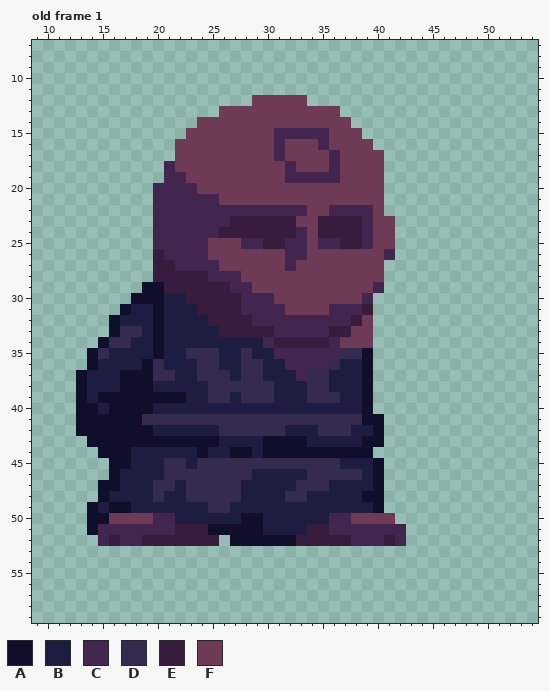
Pixel-art file -- platformer-jam/Sprites/char.aseprite. That is the earlier state.
64x64 pixels, 11 frames. Shown: old frame 1: x 9..54, y 7..59. The commit also changed other frames, which this record leaves out.
Visible layers, top first: "Layer 5", "Layer 3".
Palette (. is transparent): A #0f0f2c  B #1d1d42  C #43264f  D #352b4f  E #381c3e  F #6e3a55
Pixels before, old frame 1 (only the part around the change), first column x 9:
 9 ........................................
10 ........................................
11 ........................................
12 ....................FFFFF...............
13 .................FFFFFFFFFFF............
14 ...............FFFFFFFFFFFFFF...........
15 ..............FFFFFFFFCCCCCFFF..........
16 .............FFFFFFFFFCFFFCFFFF.........
17 .............FFFFFFFFFCFFFFCFFFF........
18 ............CFFFFFFFFFFCFFFCFFFF........
19 ............CCFFFFFFFFFCCCCCFFFF........
20 ...........CCCCFFFFFFFFFFFFFFFFF........
21 ...........CCCCCCFFFFFFFFFFFFFFF........
22 ...........CCCCCCCCCCCCCCFFCCCCF........
23 ...........CCCCCCCEEEEEEFFEEEECFF.......
24 ...........CCCCCCEEEEEEECFEEEECFF.......
25 ...........CCCCCFFFCCEECCFCCEECFF.......
26 ...........ECCCCFFFFFFFCCFFFFFFFC.......
27 ...........EECCCCFFFFFFCFFFFFFFF........
28 ...........EEEEECCCFFFFFFFFFFFFF........
29 ..........AAEEEEEECCFFFFFFFFFFFC........
30 .........AAABBEEEEECCCFFFFFFFFC.........
31 ........ABBABBBEEEECCCCFFFFCCCE.........
32 .......ABBBABBBBEEEECCCCCCCCCEF.........
33 .......ADDBABBBBBEEEEECCCCCEEFF.........
34 ......ADDBBABBBBBBBBBCEEEEECFFF.........
35 .....ADBBBBABBDDDBBDBBCCCCCCDDA.........
36 .....ABBBBADBBBDDBBDDBBCCCCDBBA.........
37 ....ABBBAAADDBBDDDBDDBBBCDDBBBA.........
38 ....ABBBAAABBBBBDDDDDDBBBDDBBBA.........
39 ....ABAAAAAAAABBDDBDDDBBBDDDBBA.........
40 ....AABAAAABBBBBBBBBBBBBBBBBBBA.........
41 ....AAAAAADDDDDDDDDDDDDDDDDDDDAA........
42 ....AAAAAAABBBBBBDDDDDDBBBDDDBBA........
43 .....AAAAAAAAAAAABBBBAAAABBBBBAA........
44 ......AAABBBBBBABBAABAAAAAAAAAA.........
45 .......AABBBDDBDDDDDDDDDDDDDBBBA........
46 .......ABBBBDDDDDDDDBBBBBDDDDDBA........
47 ......AABBBDDBDDDDDBBBBBDDDBBBBA........
48 ......ABBBBDBBDDDDDBBBBDDBBBBBAA........
49 .....ABAABBBBBBBDDBBBBBBBBBBBBBA........
50 .....AAFFFFCCBBBBBBAABBBBBBCCFFFF.......
51 .....ACCCCCCCEEEAAAAABBBBEECCCCCCC......
52 ......CECCEEEEEEE.AAAAAAEEEEECCCEC......
53 ........................................
54 ........................................
55 ........................................
After:
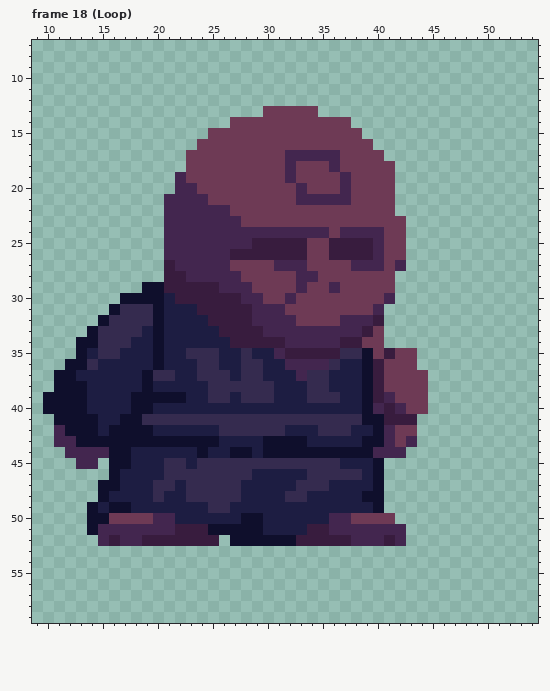
A new or re-ordered frame is compared with the old frame closest to it.
Diff:
frames 11 -> 20
layer "Layer 6" added
Changed rows in their new state; - is an unchanged pixel.
Frame 18 (Loop) is new; against old frame 1, layers "Layer 6", "Layer 5", "Layer 3":
first column x 10:
12 -------------------.....-----------
13 ----------------....-----..--------
14 --------------...------------------
15 -------------..------FFFFF---------
16 ------------..-------F---F---------
17 ------------.--------FCCCC---------
18 -----------..------------------F---
19 -----------.-----------FFFFC---F---
20 ----------..-----------C---C---F---
21 ----------.----F-------CCCCC---F---
22 ----------.------FFFFFFF--FFFF-F---
23 ----------.------CFFFFF--FFFFF--F--
24 ----------.-----CCCCCCC-CCFCC-C-F--
25 ----------.----CCC-E--EE-FE--EC-F--
26 ----------.----CCEEEEEEE--EEEECFF--
27 ----------.-----C----C-C----CCCFC--
28 ----------.--CC--------CC------F---
29 ----------------C------C--C---FF---
30 -------A----E-------F-C------FFC---
31 ------ADDD--------E-------FFFFC----
32 -----ADDDD-------------FFFF-CCE----
33 ----ADD-------------C-----CCCEF----
34 ---AAD-----------EEEE-CCCC-EE-F----
35 ---AB-D---------------EEEEE---FEFF-
36 --AAD----BA-------------------EFFF-
37 -AAB---BB---------------------EFFFF
38 -AA----BB---------------------EFFFF
39 AAA--BBB----------------------ECFFF
40 AAA-B-BB----------------------CECFF
41 -AA--BB------------------------EEE-
42 -CA--B-------------------------CFF-
43 -CCA---------------------------CFC-
44 --CCCC------------------------CCC--
45 ---CC------------------------------
Pixel boxes of the changes (left, top, right, bottom) in both pictures:
changed: (43, 95, 428, 469)
